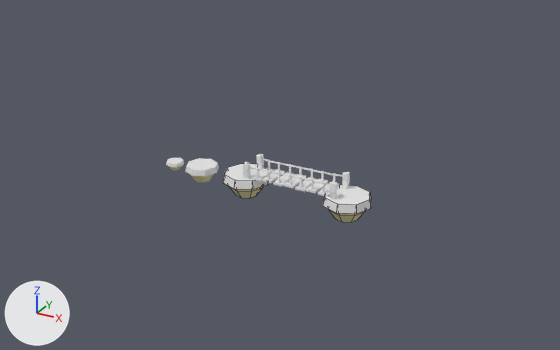
The Blender file project.blend as it was, and as the next commit left it.
One viewpoint serves both versions: a 50 mm camera at (52.0, -68.0, 35.2) aimed at (14.6, -0.2, 1.2). The lights are fixed; the arrows at lower left show +X, +Y and +Z. Mesh edges are drawn as thin lines on the coarser meshes.

Before the edit, the objects in view are built like this:
```python
me_circle_003 = bpy.data.meshes.new('Circle.003')
me_circle_003.from_pydata(...)  # 40 vertices, 34 faces; spans x -2.71..2.71, y -2.71..2.71, z -2.04..0.61
# faces by material slot: [25, 9]
me_circle_003.materials.append(mat_terra)  # beige #e7ddaa
me_circle_003.materials.append(mat_grama)  # white #e7e7e7
me_circle_004 = bpy.data.meshes.new('Circle.004')
me_circle_004.from_pydata(...)  # 40 vertices, 34 faces; spans x -2.71..2.71, y -2.71..2.71, z -2.04..0.61
# faces by material slot: [25, 9]
me_circle_004.materials.append(mat_terra)  # beige #e7ddaa
me_circle_004.materials.append(mat_grama)  # white #e7e7e7
me_cube = bpy.data.meshes.new('Cube')
me_cube.from_pydata(...)  # 542 vertices, 427 faces; spans x -1.0..37.2, y -3.1..9.8, z -1.0..1.0
# faces by material slot: [140, 247, 40]
me_cube.materials.append(mat_material)  # white #e7e7e7
me_cube.materials.append(mat_material_001)  # white #e7e7e7
me_cube.materials.append(mat_material_002)  # white #e7e7e7
ob_cube = bpy.data.objects.new('Cube', me_cube)
ob_cube.location = (11.13, -0.91, 1.4)
ob_cube.scale = (0.291, 0.291, 0.949)
ob_platformbig = bpy.data.objects.new('PlatformBig', me_circle_003)
ob_platformbig.location = (22.6, 0.0, 0.0)
ob_platformbig_001 = bpy.data.objects.new('PlatformBig.001', me_circle_004)
ob_platformbig_001.location = (10.27, 0.0, 0.0)
# also in view: 'PlatformMedium' at (4.3, 0.0, -0.6)
```
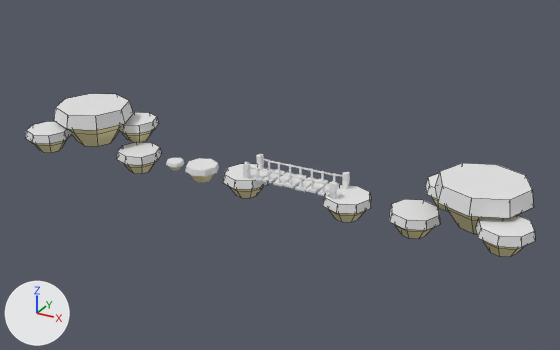
Location of each change, [x1, y1, x2, y2] in pixels of the pictures (560 x 350 px):
'PlatformBig.003', added
    after: [435, 163, 534, 234]
    faces in mat_grama (white #e7e7e7): [435, 163, 534, 218]
    faces in mat_terra (beige #e7ddaa): [447, 207, 519, 234]
'PlatformBig.007', added
    after: [54, 94, 133, 146]
    faces in mat_grama (white #e7e7e7): [54, 94, 133, 130]
    faces in mat_terra (beige #e7ddaa): [69, 125, 121, 146]
'PlatformBig.005', added
    after: [475, 215, 535, 257]
    faces in mat_grama (white #e7e7e7): [475, 215, 535, 248]
    faces in mat_terra (beige #e7ddaa): [483, 240, 525, 257]
'PlatformBig.002', added
    after: [389, 199, 440, 239]
    faces in mat_grama (white #e7e7e7): [389, 199, 440, 230]
    faces in mat_terra (beige #e7ddaa): [395, 224, 434, 239]
'PlatformBig.006', added
    after: [117, 142, 162, 174]
    faces in mat_grama (white #e7e7e7): [117, 142, 162, 165]
    faces in mat_terra (beige #e7ddaa): [124, 162, 155, 174]
'PlatformBig.009', added
    after: [26, 121, 72, 153]
    faces in mat_grama (white #e7e7e7): [26, 121, 72, 144]
    faces in mat_terra (beige #e7ddaa): [33, 139, 67, 153]
'PlatformBig.008', added
    after: [119, 112, 159, 142]
    faces in mat_grama (white #e7e7e7): [119, 112, 159, 133]
    faces in mat_terra (beige #e7ddaa): [120, 130, 153, 142]
'PlatformBig.004', added
    after: [425, 173, 448, 211]
    faces in mat_grama (white #e7e7e7): [425, 173, 439, 198]

What the commit changed:
Object 'PlatformBig.009' (ob_platformbig_009) is new; it shows a copy of the mesh of ob_platformbig_001.
Its location is (-14.25, -4.98, 2.43).
Its rotation in degrees is (0, 0, -180).
Object 'PlatformBig.008' (ob_platformbig_008) is new; it shows a copy of the mesh of ob_platformbig_001.
Its location is (-7.2, 2.83, 2.43).
Its rotation in degrees is (0, 0, -180).
Object 'PlatformBig.007' (ob_platformbig_007) is new; it shows a copy of the mesh of ob_platformbig_001.
Its location is (-11.1, -0.38, 4.17).
Its rotation in degrees is (0, 0, -180).
Its scale is (1.75, 1.75, 1.75).
Object 'PlatformBig.006' (ob_platformbig_006) is new; it shows a copy of the mesh of ob_platformbig_001.
Its location is (-4.53, -0.38, 0.0).
Its rotation in degrees is (0, 0, -180).
Object 'PlatformBig.005' (ob_platformbig_005) is new; it shows a copy of the mesh of ob_platformbig_001.
Its location is (39.76, -3.69, 2.43).
Object 'PlatformBig.004' (ob_platformbig_004) is new; it shows a copy of the mesh of ob_platformbig_001.
Its location is (32.7, 2.92, 2.43).
Object 'PlatformBig.003' (ob_platformbig_003) is new; it shows a copy of the mesh of ob_platformbig_001.
Its location is (36.6, 0.0, 4.17).
Its scale is (1.75, 1.75, 1.75).
Object 'PlatformBig.002' (ob_platformbig_002) is new; it shows a copy of the mesh of ob_platformbig_001.
Its location is (30.03, 0.0, 0.0).
